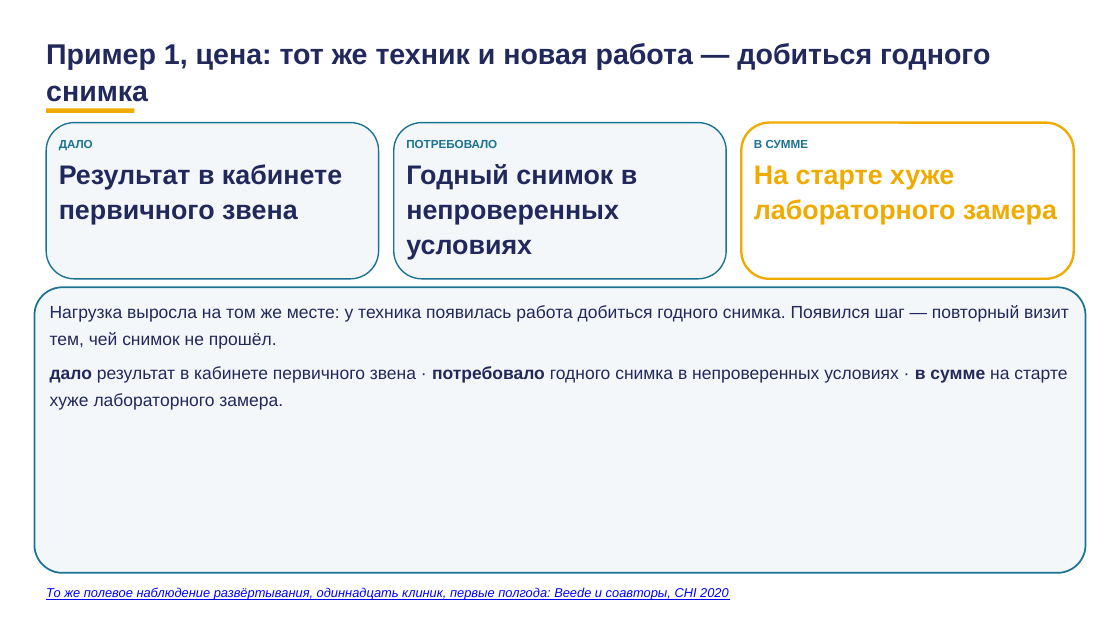
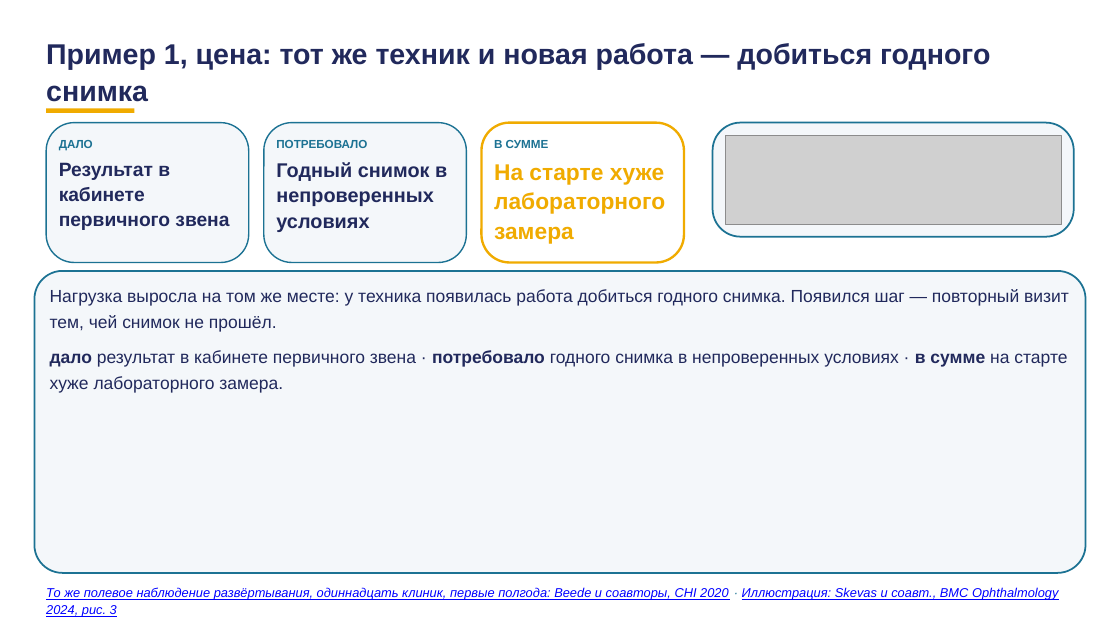
Before and after one commit to tellina-study/AI-usage-lessons, a slide deck: slide 25 of library/lectures/lec-07/rework/deck/lec-07-karkas.pptx. Drawn at 1120x630 pixels with LibreOffice and Linux fonts; fonts in the diff are those of the drawing; grey boxes stand for pictures. Boxes give left, top, right and bottom in pixels: in the first picture for what was removed or moved away, otherwise in the second. Text is boxed around its words. In the diff, an @@ line names an element or a change of style, - is before the commit and + after.

```diff
--- a/library/lectures/lec-07/rework/deck/lec-07-karkas.pptx
+++ b/library/lectures/lec-07/rework/deck/lec-07-karkas.pptx
@@ rounded rectangle at [46, 123, 249, 263]: proportions changed @@
@@ rounded rectangle: place and size @@
-rounded rectangle at [46, 123, 379, 279]
+rounded rectangle at [46, 123, 249, 263]
@@ rounded rectangle added at [264, 123, 466, 263], fill #F4F7FA, outline #1C7293 1.2 pt @@
@@ text "ПОТРЕБОВАЛО": place and size @@
-text "ПОТРЕБОВАЛО" at [406, 140, 497, 148]
+text "ПОТРЕБОВАЛО" at [276, 140, 367, 148]
@@ rounded rectangle: place and size @@
-rounded rectangle at [394, 123, 727, 279]
+rounded rectangle at [481, 123, 684, 263]
@@ rounded rectangle at [481, 123, 684, 263]: fill #F4F7FA to #FFFFFF; outline #1C7293 1.2 pt to #F0AB00 2 pt; proportions changed @@
@@ text "В СУММЕ": place and size @@
-text "В СУММЕ" at [754, 139, 809, 151]
+text "В СУММЕ" at [494, 139, 549, 151]
@@ rounded rectangle: place and size @@
-rounded rectangle at [742, 123, 1075, 279]
+rounded rectangle at [712, 123, 1074, 237]
@@ rounded rectangle at [712, 123, 1074, 237]: fill #FFFFFF to #F4F7FA; outline #F0AB00 2 pt to #1C7293 1.5 pt; proportions changed @@
@@ picture added at [725, 135, 1061, 224] @@
@@ text "Результат в кабинете первичного звена" at [59, 162, 229, 230]: size 23 to 16.5 pt @@
@@ text "Годный снимок в непроверенных условиях": place and size @@
-text "Годный снимок в непроверенных условиях" at [406, 164, 637, 259]
+text "Годный снимок в непроверенных условиях" at [276, 162, 447, 232]
@@ text "Годный снимок в непроверенных условиях" at [276, 162, 447, 232]: size 23 to 17 pt @@
@@ text "На старте хуже лабораторного замера": place and size @@
-text "На старте хуже лабораторного замера" at [754, 165, 1057, 224]
+text "На старте хуже лабораторного замера" at [494, 164, 665, 244]
@@ text "На старте хуже лабораторного замера" at [494, 164, 665, 244]: size 23 to 19.5 pt @@
@@ rounded rectangle: place and size @@
-rounded rectangle at [34, 287, 1086, 573]
+rounded rectangle at [34, 271, 1086, 573]
@@ rounded rectangle at [34, 271, 1086, 573]: proportions changed @@
@@ text "Нагрузка выросла на том же ...": place and size @@
-text "Нагрузка выросла на том же ..." at [50, 305, 1069, 410]
+text "Нагрузка выросла на том же ..." at [50, 289, 1069, 393]
@@ text at [46, 587, 1058, 617]: text changed @@
-То же полевое наблюдение развёртывания, одиннадцать клиник, первые полгода: Beede и соавторы, CHI 2020
+То же полевое наблюдение развёртывания, одиннадцать клиник, первые полгода: Beede и соавторы, CHI 2020 · Иллюстрация: Skevas и соавт., BMC Ophthalmology 2024, рис. 3
```
Also in this commit, not shown: 12 other slides changed, 25 other files.
